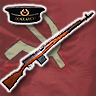
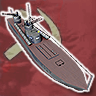
The second 96px x 96px image is a revision of the first. Changes to its layers:
added layer "Komsomolets MTB" above "PG-117" over [2, 4, 93, 91]
hid "SVT Marine" over [2, 6, 94, 91]
